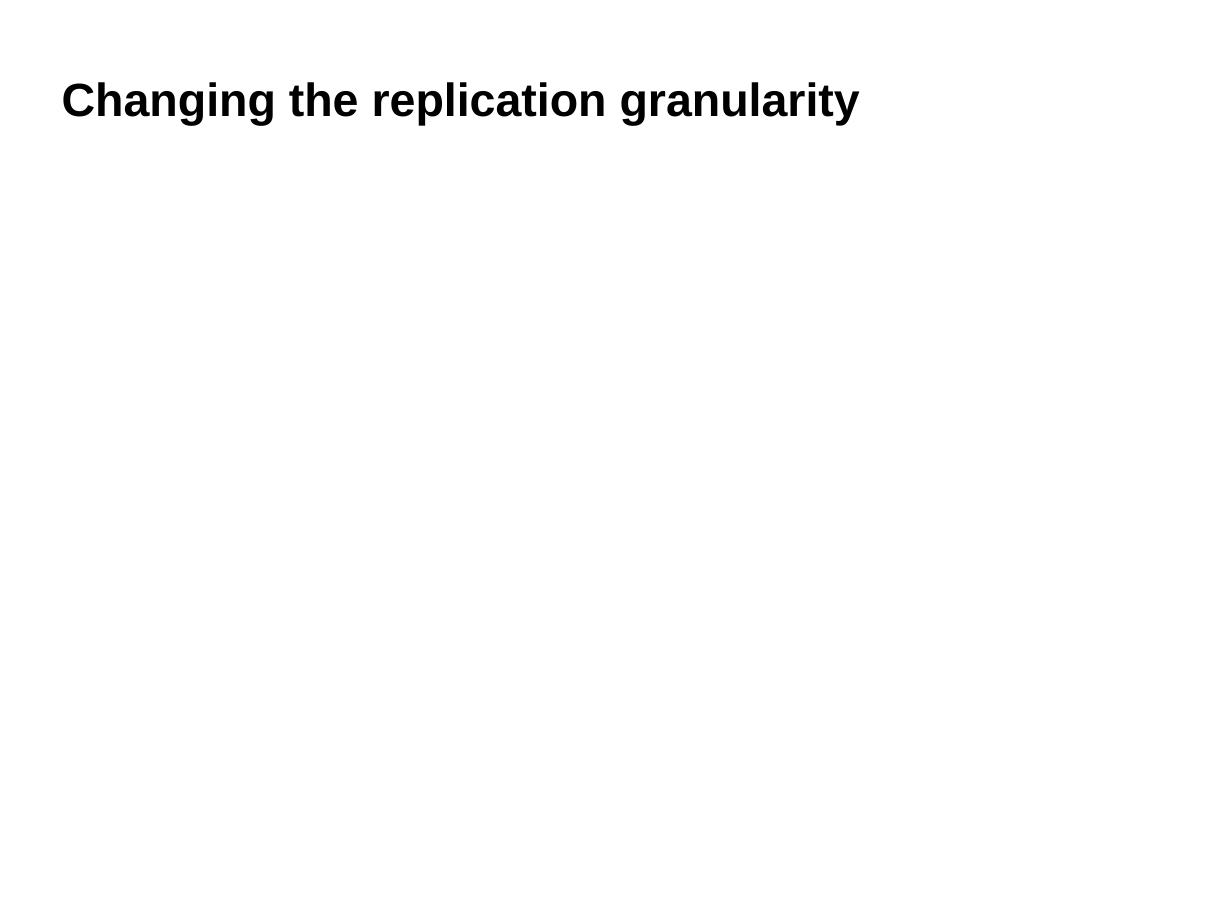
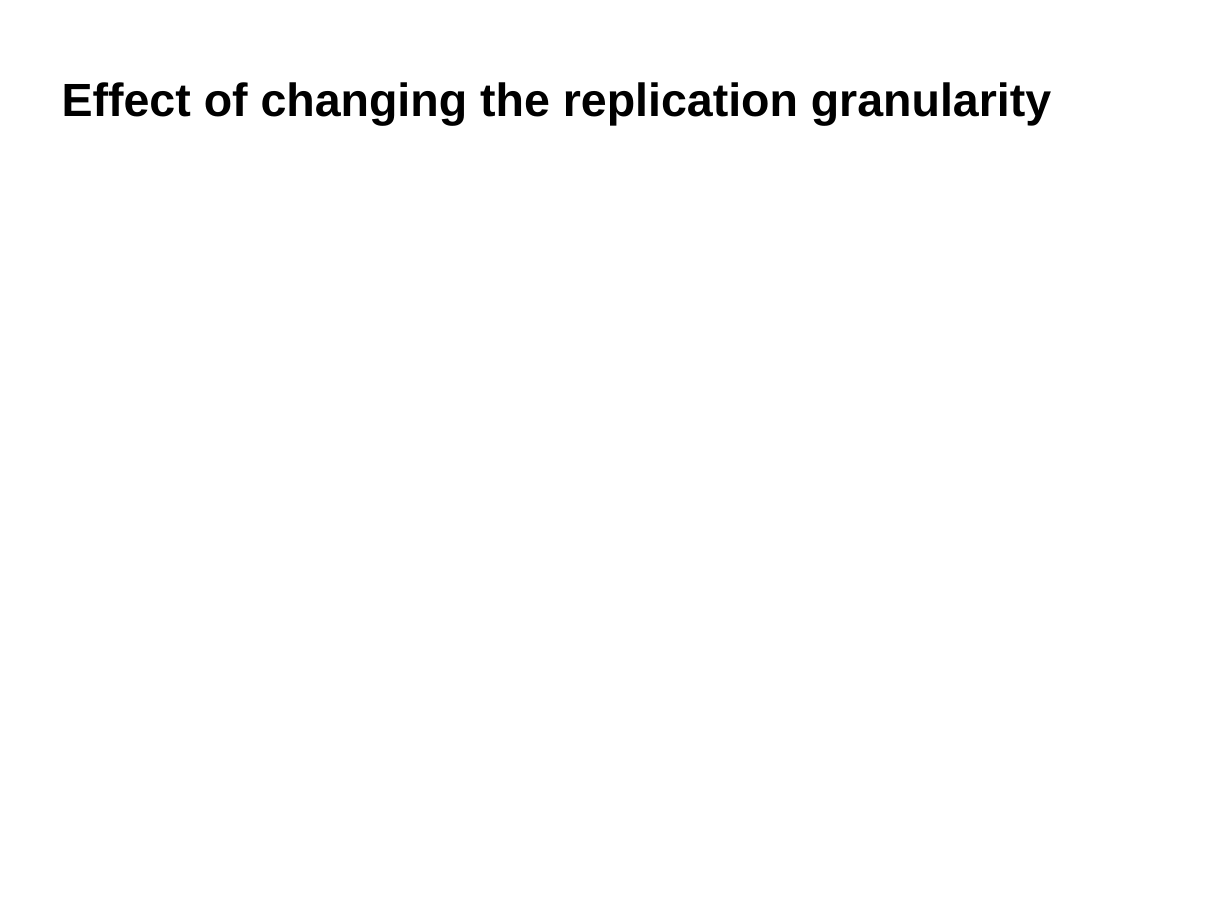
Before and after one commit to belaban/SessionPerf, a slide deck: slide 33 of docs/jbw2012.odp (slide 31 before the commit). Drawn at 1232x924 pixels with LibreOffice and Linux fonts; fonts in the diff are those of the drawing; background and template pictures are left out. Boxes give left, top, right and bottom in pixels: in the first picture for what was removed or moved away, otherwise in the second. Text is boxed around its words. In the diff, an @@ line names an element or a change of style, - is before the commit and + after.

```diff
--- a/docs/jbw2012.odp
+++ b/docs/jbw2012.odp
@@ title at (62,82,1051,125): text changed @@
-Changing the replication granularity
+Effect of changing the replication granularity
```
Also in this commit, not shown: 5 other slides changed, 9 slides added, 4 slides removed.
